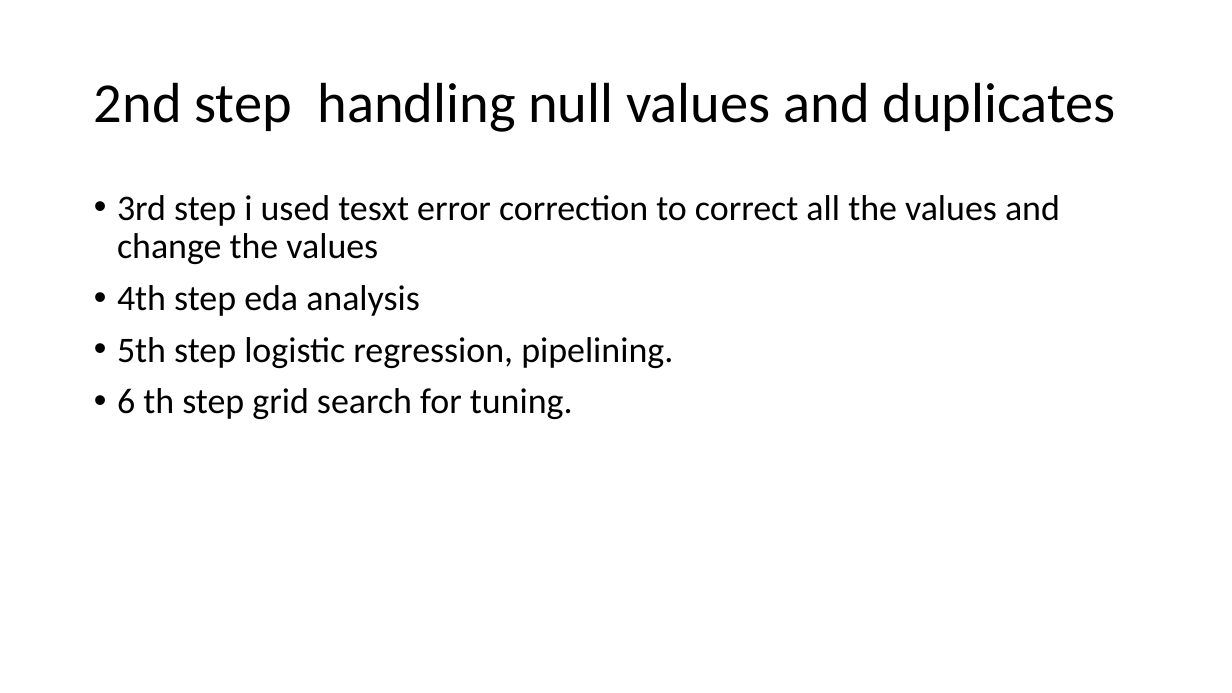
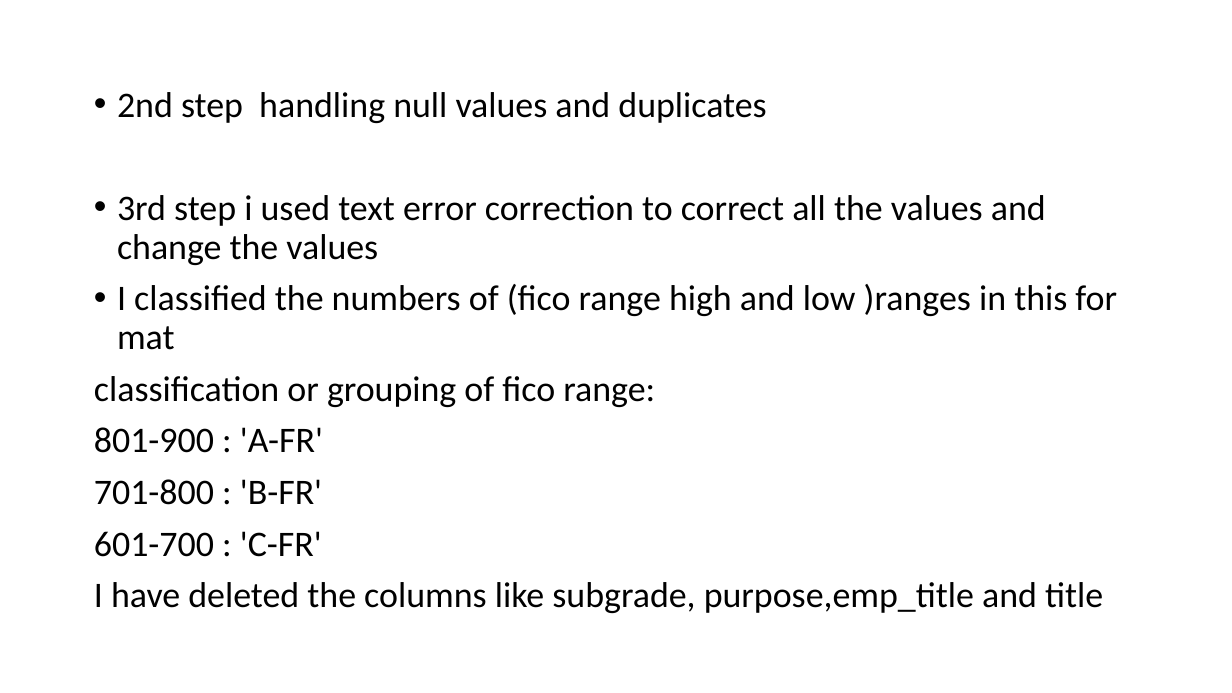
Before and after one commit to adityaravichander45/october-wkshop, a slide deck: slide 5 of Hackathon workshop.pptx. Drawn at 1232x693 pixels with LibreOffice and Linux fonts; fonts in the diff are those of the drawing. Boxes give left, top, right and bottom in pixels: in the first picture for what was removed or moved away, otherwise in the second. Text is boxed around its words. In the diff, an @@ line names an element or a change of style, - is before the commit and + after.

```diff
--- a/Hackathon workshop.pptx
+++ b/Hackathon workshop.pptx
@@ title removed at bbox=[94, 82, 1115, 132] @@
-2nd step handling null values and duplicates
@@ text at bbox=[94, 92, 1117, 613]: text changed @@
-• 3rd step i used tesxt error correction to correct all the values and change the values
-• 4th step eda analysis
-• 5th step logistic regression, pipelining.
-• 6 th step grid search for tuning.
+• 2nd step handling null values and duplicates
+• 3rd step i used text error correction to correct all the values and change the values
+• I classified the numbers of (fico range high and low )ranges in this for mat
+classification or grouping of fico range:
+801-900 : 'A-FR'
+701-800 : 'B-FR'
+601-700 : 'C-FR'
+I have deleted the columns like subgrade, purpose,emp_title and title
```
Also in this commit, not shown: 3 slides added.
